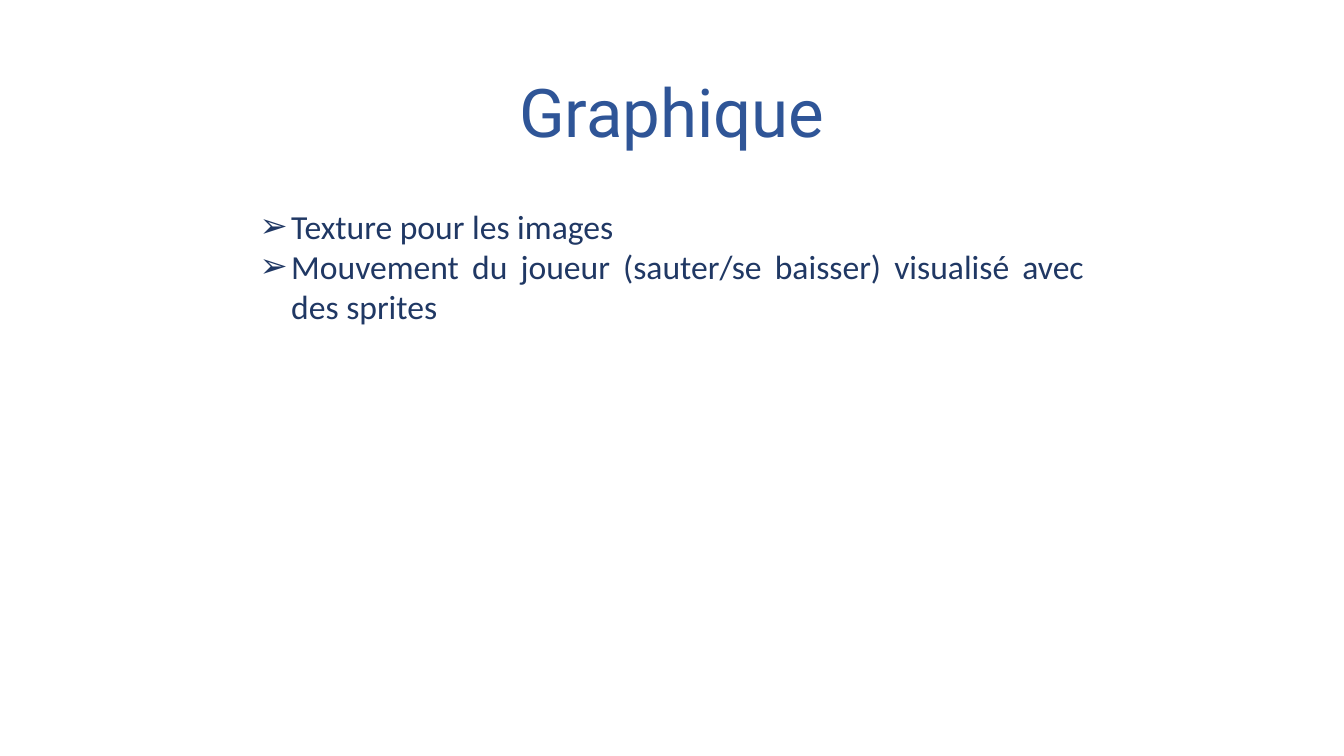
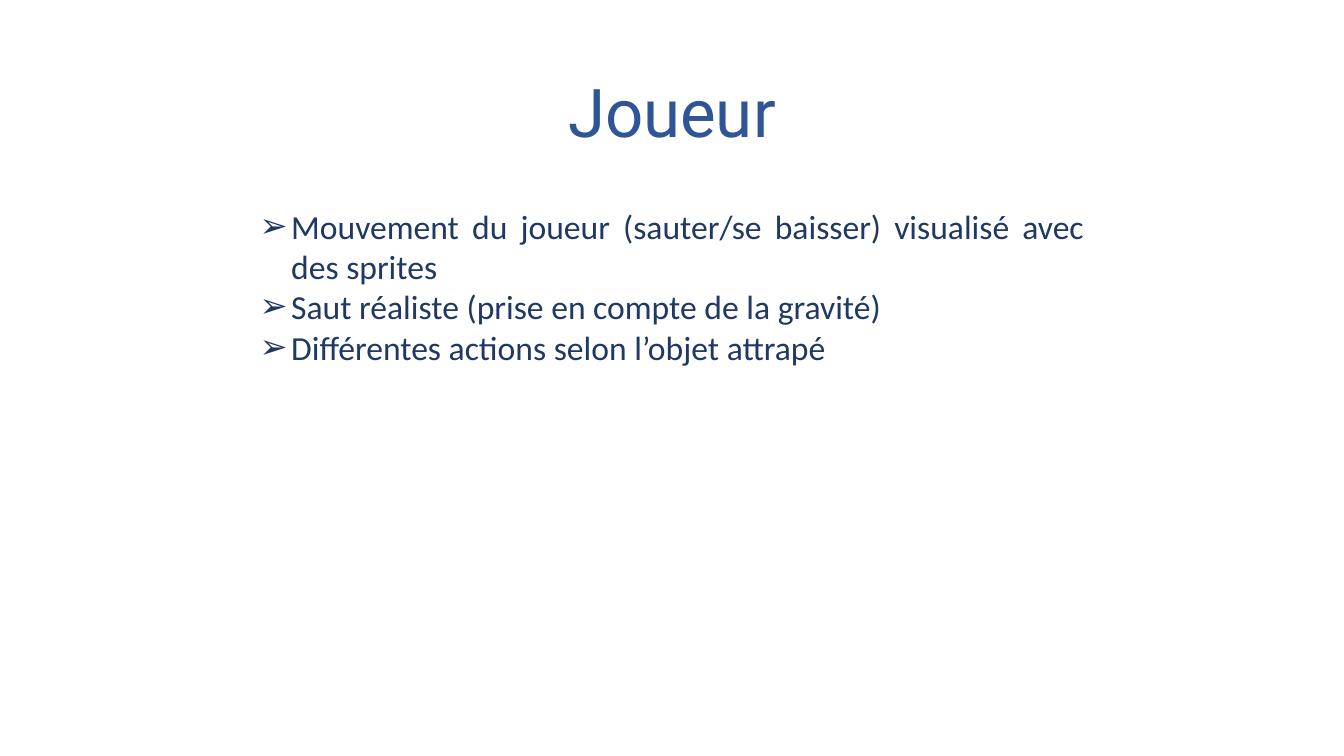
Before and after one commit to Yanow0/EndlessRunnerV2, a slide deck: slide 4 of presentation.pptx (slide 3 before the commit). Drawn at 1344x756 pixels with LibreOffice and Linux fonts; fonts in the diff are those of the drawing; background and template pictures are left out. Boxes give left, top, right and bottom in pixels: in the first picture for what was removed or moved away, otherwise in the second. Text is boxed around its words. In the diff, an @@ line names an element or a change of style, - is before the commit and + after.

Commit message:
ppt

```diff
--- a/presentation.pptx
+++ b/presentation.pptx
@@ text at bbox=[568, 89, 776, 138]: text changed @@
-Graphique
+Joueur
@@ text at bbox=[291, 215, 613, 245]: paragraph removed @@
-➢ Texture pour les images
@@ text at bbox=[291, 294, 881, 366]: paragraphs added @@
+➢ Saut réaliste (prise en compte de la gravité)
+➢ Différentes actions selon l’objet attrapé
```
Also in this commit, not shown: 1 slide added.
